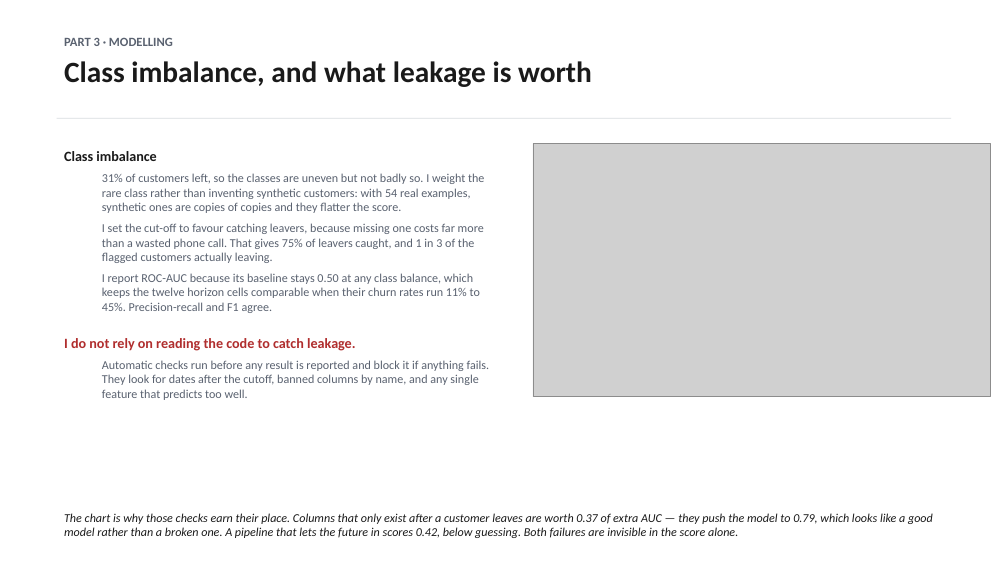
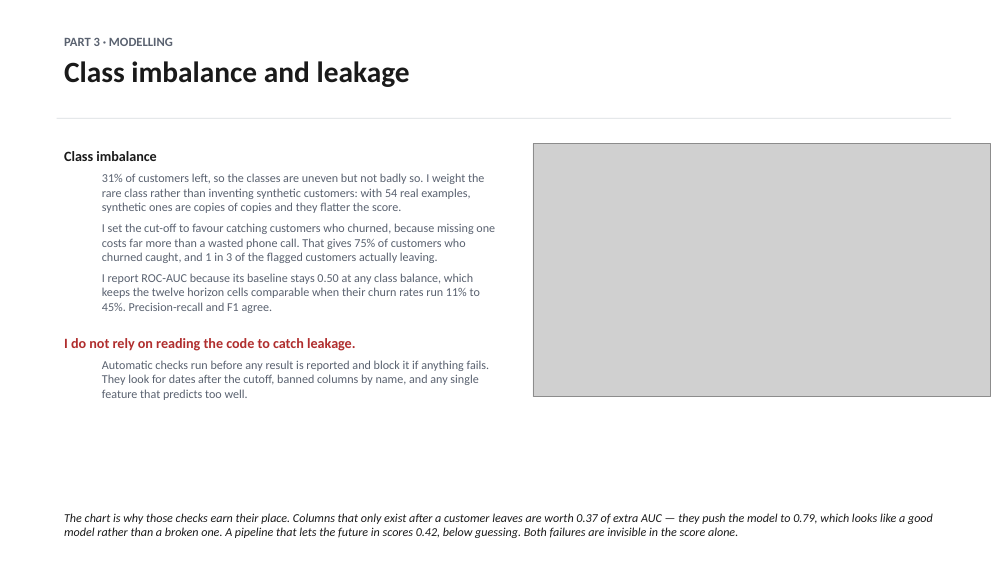
Before and after one commit to dmitriyratu/avepoint-churn-case-study, a slide deck: slide 12 of outputs/decks/AvePoint_Case_Study.pptx. Drawn at 1008x567 pixels with LibreOffice and Linux fonts; fonts in the diff are those of the drawing; grey boxes stand for pictures. Boxes give left, top, right and bottom in pixels: in the first picture for what was removed or moved away, otherwise in the second. Text is boxed around its words. In the diff, an @@ line names an element or a change of style, - is before the commit and + after.

Commit message:
Enhance data exploration and visualization in presentation materials
- Updated `build_new_slides.py` to include a new section on data exploration, highlighting the lack of standout customer segments when tested against chance.
- Revised `fig_feature_catalogue.py` to improve feature descriptions and streamline the code structure.
- Enhanced `fig_segment_shuffle_html.py` with additional variables for analysis and improved visual layout for better clarity.
- Updated HTML and PNG outputs to reflect the latest changes in the data exploration findings.

These modifications aim to provide clearer insights into customer behavior and improve the overall presentation quality.

```diff
--- a/outputs/decks/AvePoint_Case_Study.pptx
+++ b/outputs/decks/AvePoint_Case_Study.pptx
@@ text at box(64, 61, 410, 87): text changed @@
-Class imbalance, and what leakage is worth
+Class imbalance and leakage
@@ text at box(102, 223, 495, 263): text changed @@
-  I set the cut-off to favour catching leavers, because missing one costs far more than a wasted phone call. That gives 75% of leavers caught, and 1 in 3 of the flagged customers actually leaving.
+  I set the cut-off to favour catching customers who churned, because missing one costs far more than a wasted phone call. That gives 75% of customers who churned caught, and 1 in 3 of the flagged customers actually leaving.
```
Also in this commit, not shown: 8 other slides changed, 1 slide added, 1 slide removed, 13 other files.
